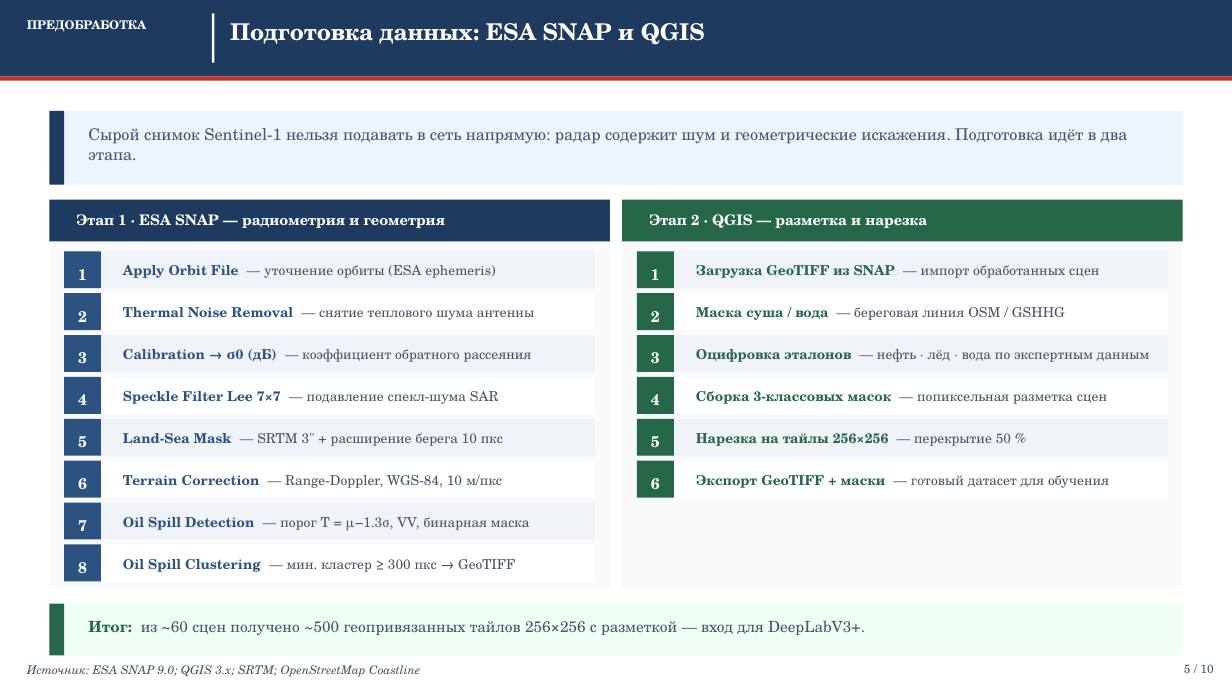
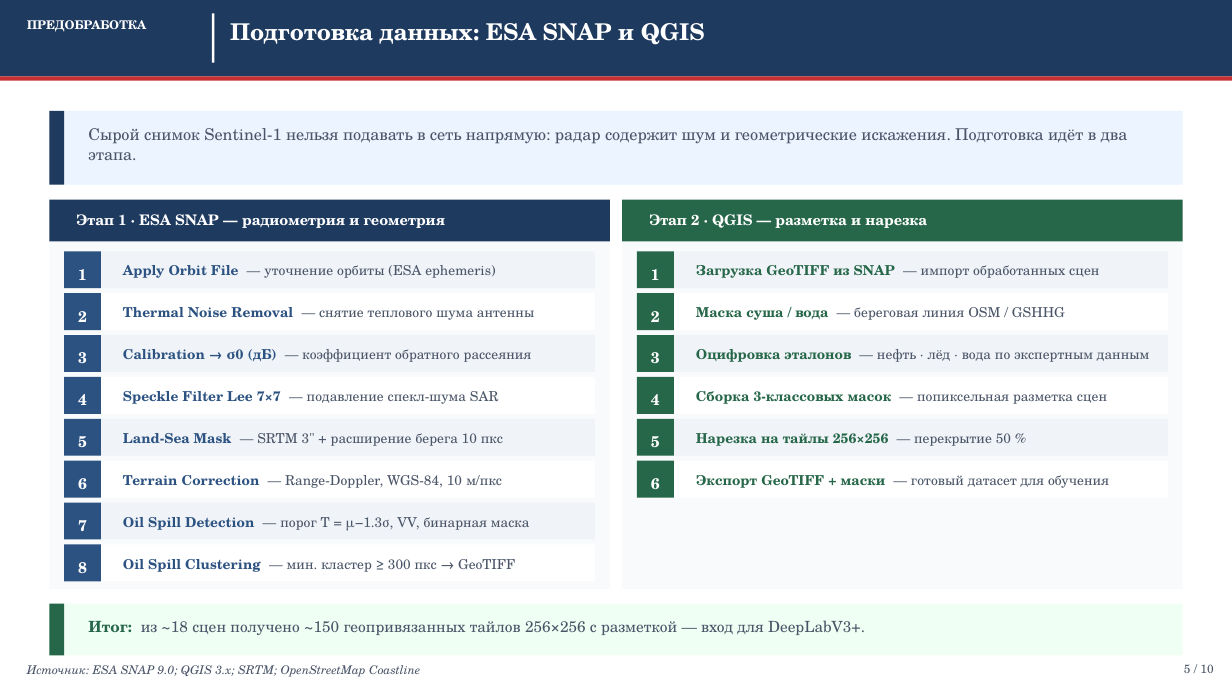
Before and after one commit to Confucius-hub/spbu_db_hw, a slide deck: slide 5 of thesis/presentation/Презентация_ВКР_2026.pptx. Drawn at 1232x693 pixels with LibreOffice and Linux fonts; fonts in the diff are those of the drawing. Boxes give left, top, right and bottom in pixels: in the first picture for what was removed or moved away, otherwise in the second. Text is boxed around its words. In the diff, an @@ line names an element or a change of style, - is before the commit and + after.

```diff
--- a/thesis/presentation/Презентация_ВКР_2026.pptx
+++ b/thesis/presentation/Презентация_ВКР_2026.pptx
@@ text at (88,620,865,635): text changed @@
-Итог: из ~60 сцен получено ~500 геопривязанных тайлов 256×256 с разметкой — вход для DeepLabV3+.
+Итог: из ~18 сцен получено ~150 геопривязанных тайлов 256×256 с разметкой — вход для DeepLabV3+.
```
Also in this commit, not shown: 4 other slides changed, 7 other files.
